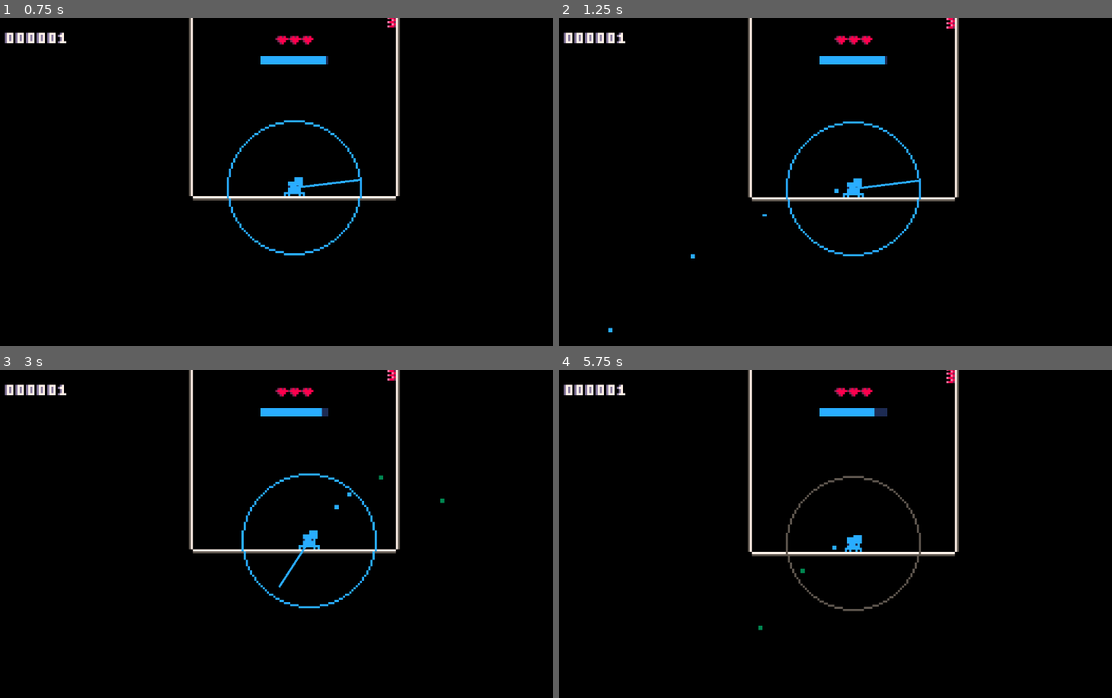
Above: before the commit, frames 1-4 (two rows, left to right).
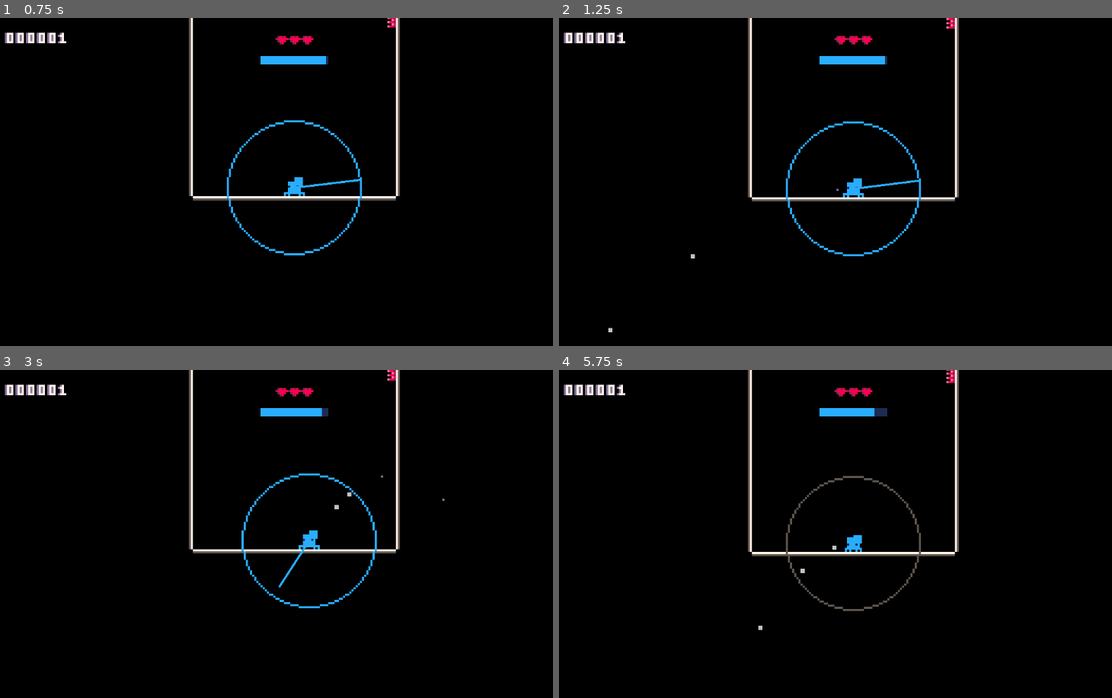
Above: after the commit, the same moments.

Repository: Flamenccio/spider-jump
Game: Godot game, scene res://game.tscn
Same seed, same stepped clock (60 frames per second), same inputs: the game is played once before the commit and once after it. The engine's default icon, where the game draws it, is replaced by a stand-in: a white triangle on a blue panel in a dark square.
Inputs (mouse positions are in pixels of both pictures, inside the frame that each line leads up to):
- Up to frame 1 (0.75 s): tap Enter at 0.5 s; move the mouse to (425, 172) at 0.52 s; press the mouse at (425, 172) at 0.53 s; hold D (move_right) from 0.53 s (still down)
- Up to frame 2 (1.25 s): keep holding D (move_right)
- Up to frame 3 (3 s): release D (move_right) at 1.25 s; release the mouse at (425, 524) at 1.25 s; drag from (171, 556) to (293, 379) at 1.27 s; move the mouse to (353, 465) at 2.02 s; hold D (move_right) 2.03-2.75 s; tap Delete at 2.1 s; drag from (265, 609) to (309, 543) at 2.77 s
- Up to frame 4 (5.75 s): move the mouse to (1034, 593) at 3.52 s; hold A (move_left) 3.53-4.25 s; tap V at 3.6 s; drag from (669, 488) to (852, 543) at 4.27 s; move the mouse to (885, 540) at 5.02 s; hold S (move_down) from 5.03 s (still down); tap Backspace at 5.1 s; click (885, 540) at 5.17 s

Frame 1 is identical in both runs. In frame 2, less than 0.1% of the frame differs, in the area x 8-51%, y 51-96%; in frame 3, less than 0.1%, in the area x 60-81%, y 32-43%; in frame 4, less than 0.1%.

Commit message:
adjust trajectory particle animation

Diff:
--- a/parabola_particles.gd
+++ b/parabola_particles.gd
@@ -11,6 +11,7 @@
 var acceleration: Vector2
 
 var activation_timer: Timer = Timer.new()
+var alternate: int = 0 # Used for alternating the start frame of the particle animation
 
 const _HALF = 0.50
 const _ACTIVATION_FREQUENCY = 0.20
@@ -64,7 +65,11 @@
 		print('parabola particles: ran out of particles!')
 		return
 	particle.global_position = _origin.global_position
-	particle.activate_particle()
+	particle.activate_particle(alternate)
+	if alternate == 0:
+		alternate = 1
+	else:
+		alternate = 0
 	active_particles.push_back(particle)
 
 
--- a/scenes/trajectory_particle.tscn
+++ b/scenes/trajectory_particle.tscn
@@ -22,11 +22,12 @@
 }],
 "loop": true,
 "name": &"default",
-"speed": 3.0
+"speed": 4.0
 }]
 
 [node name="TrajectoryParticle" type="AnimatedSprite2D"]
 sprite_frames = SubResource("SpriteFrames_y20c6")
 autoplay = "default"
-frame_progress = 0.783026
+frame = 1
+frame_progress = 0.176627
 script = ExtResource("2_pfon8")
--- a/trajectory_particle.gd
+++ b/trajectory_particle.gd
@@ -13,8 +13,9 @@
 const MAX_T: float = 1.0
 var t: float = 0.0
 
-func activate_particle() -> void:
+func activate_particle(start_frame: int = 0) -> void:
 	active = true
+	frame = start_frame
 	play(&"default")
 	show()
 
Binary file changed: sprites/trajectory_path-Sheet.png
